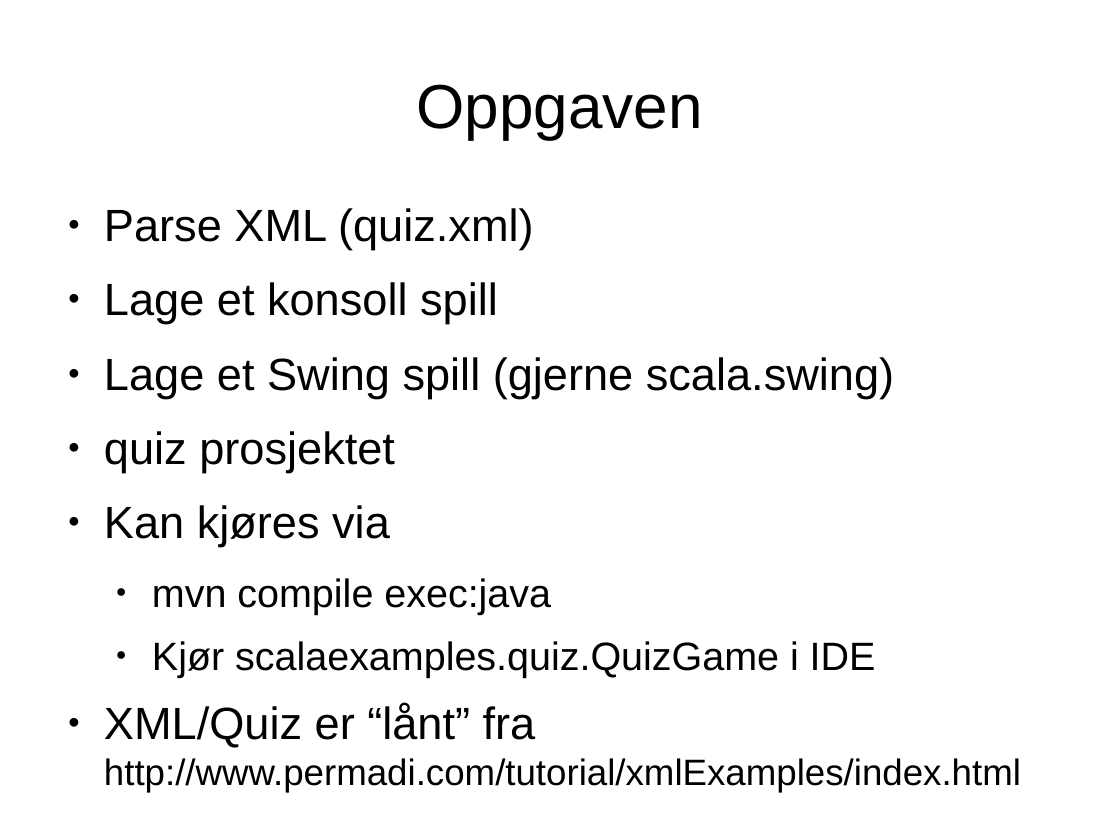
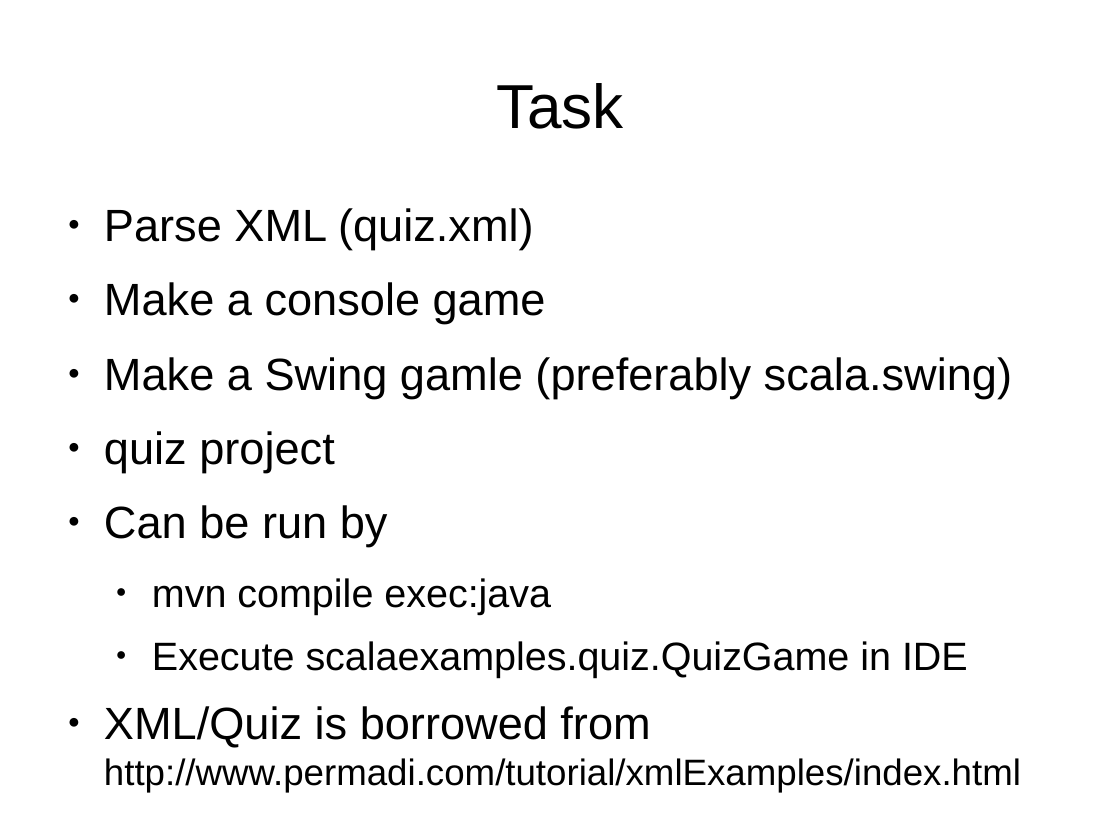
Before and after one commit to javaBin/scala-training-slides, a slide deck: slide 2 of 2.5 - The quiz game.odp. Drawn at 1120x840 pixels with LibreOffice and Linux fonts; fonts in the diff are those of the drawing; background and template pictures are left out. Boxes give left, top, right and bottom in pixels: in the first picture for what was removed or moved away, otherwise in the second. Text is boxed around its words. In the diff, an @@ line names an element or a change of style, - is before the commit and + after.

Commit message:
English translations

```diff
--- a/2.5 - The quiz game.odp
+++ b/2.5 - The quiz game.odp
@@ title at (x1=496, y1=83, x2=624, y2=129): text changed @@
-Oppgaven
+Task
@@ text at (x1=104, y1=282, x2=1012, y2=547): text changed @@
-● Lage et konsoll spill
-● Lage et Swing spill (gjerne scala.swing)
-● quiz prosjektet
-● Kan kjøres via
+● Make a console game
+● Make a Swing gamle (preferably scala.swing)
+● quiz project
+● Can be run by
@@ text at (x1=104, y1=641, x2=1021, y2=792): text changed @@
-  ● Kjør scalaexamples.quiz.QuizGame i IDE
-● XML/Quiz er “lånt” fra http://www.permadi.com/tutorial/xmlExamples/index.html
+  ● Execute scalaexamples.quiz.QuizGame in IDE
+● XML/Quiz is borrowed from http://www.permadi.com/tutorial/xmlExamples/index.html
```
